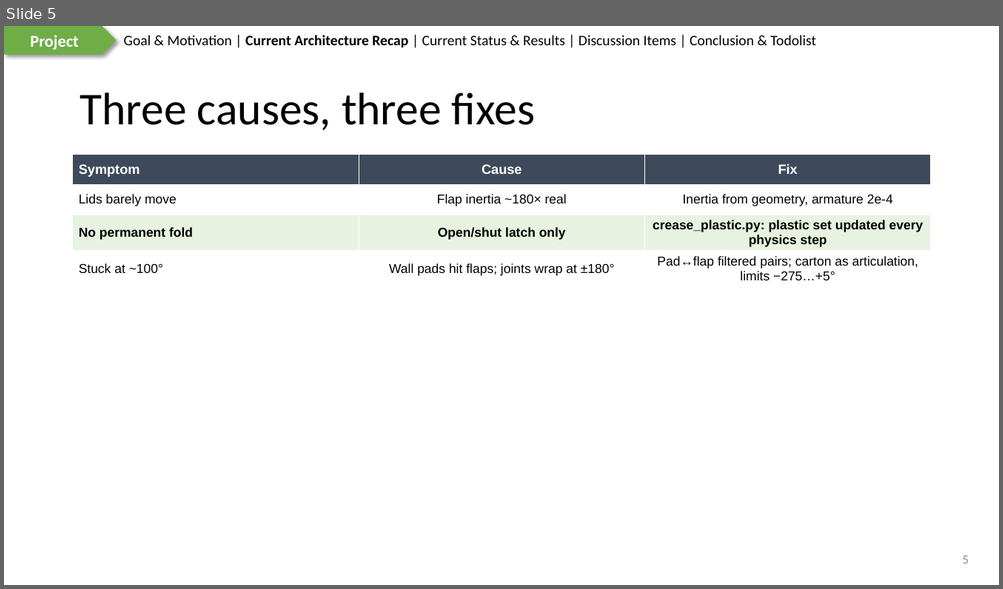
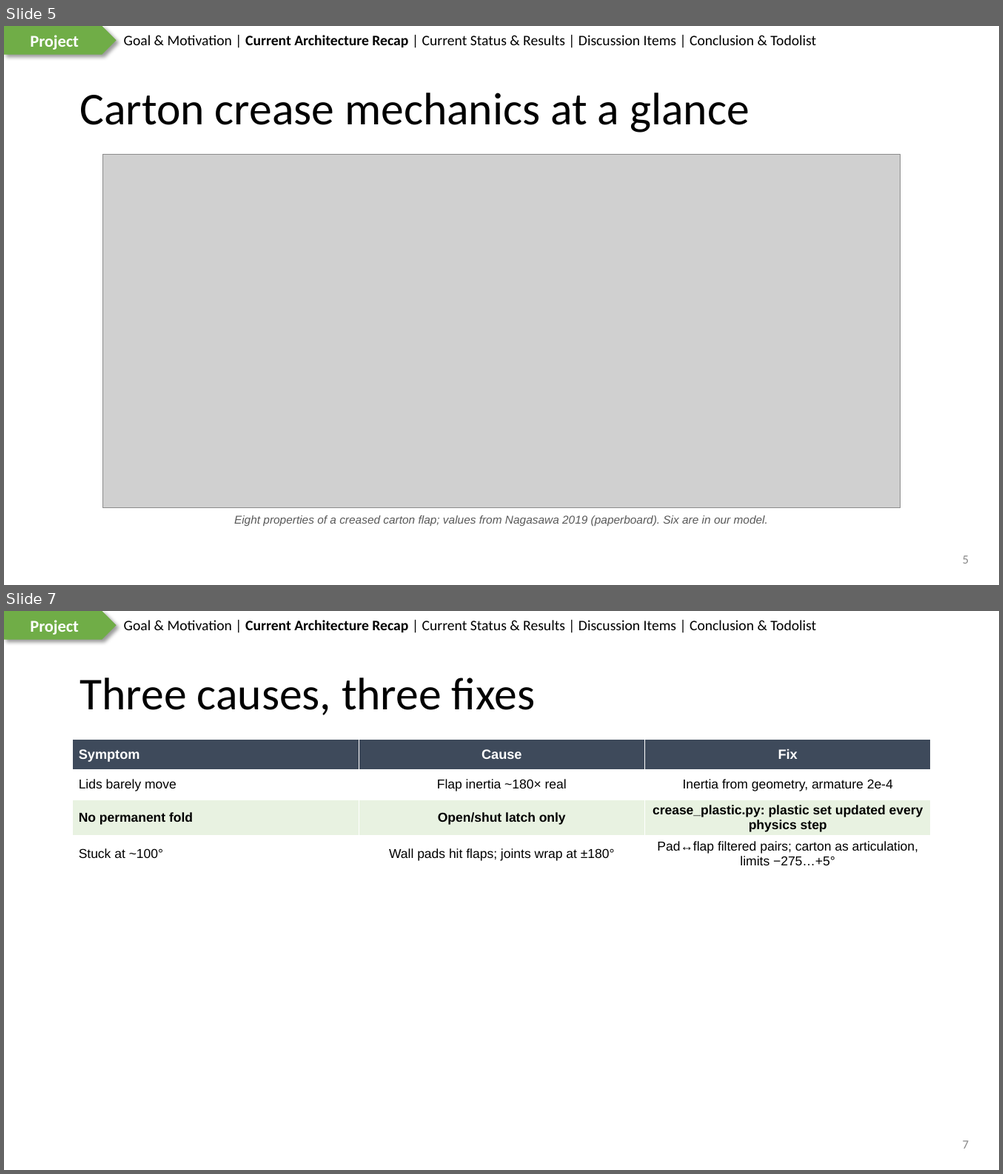
Before and after one commit to wyattsheu/sim-forge, a slide deck: sims/fr3_bubblewrap_pack_handoff_20261007/docs/slides/2026-10-10-Carton-Crease.pptx. Shown one above the other, each under a label of ours: slide 5 before the commit, slides 5 and 7 after it; the slides between them are not shown. The pictures are 1003x589 and 1003x1174 pixels, drawn with LibreOffice and Linux fonts; fonts in the diff are those of the drawing; grey boxes stand for pictures. Boxes give left, top, right and bottom in pixels: in the first picture for what was removed or moved away, otherwise in the second. Text is boxed around its words. In the diff, an @@ line names an element or a change of style, - is before the commit and + after.

Commit message:
fr3 handoff slides: paper figures beside ours (Fig. 8, Fig. 10), typeset crease equations, mechanics summary, delivered carton vs carton_v1 and why carton_v1's model was chosen

```diff
--- a/sims/fr3_bubblewrap_pack_handoff_20261007/docs/slides/2026-10-10-Carton-Crease.pptx
+++ b/sims/fr3_bubblewrap_pack_handoff_20261007/docs/slides/2026-10-10-Carton-Crease.pptx
@@ slide 5 added at (4,26,999,585), background #FFFFFF; not listed: 3 template elements that a slide beside it also shows @@
@@ title added at (79,93,748,133), 44 pt, text #000000 @@
+Carton crease mechanics at a glance
@@ picture added at (103,154,901,508) @@
@@ text added at (234,516,768,526), 11 pt, text #595959, italic @@
+Eight properties of a creased carton flap; values from Nagasawa 2019 (paperboard). Six are in our model.
@@ page number added at (962,556,968,564), 12 pt, text #888888 @@
+5
@@ what was slide 5 is now slide 7 @@
@@ page number at (962,1141,968,1149): text changed @@
-5
+7
```
Also in this commit, not shown: 1 slide changed, 5 other slides added, 3 slides removed, 13 other files.
